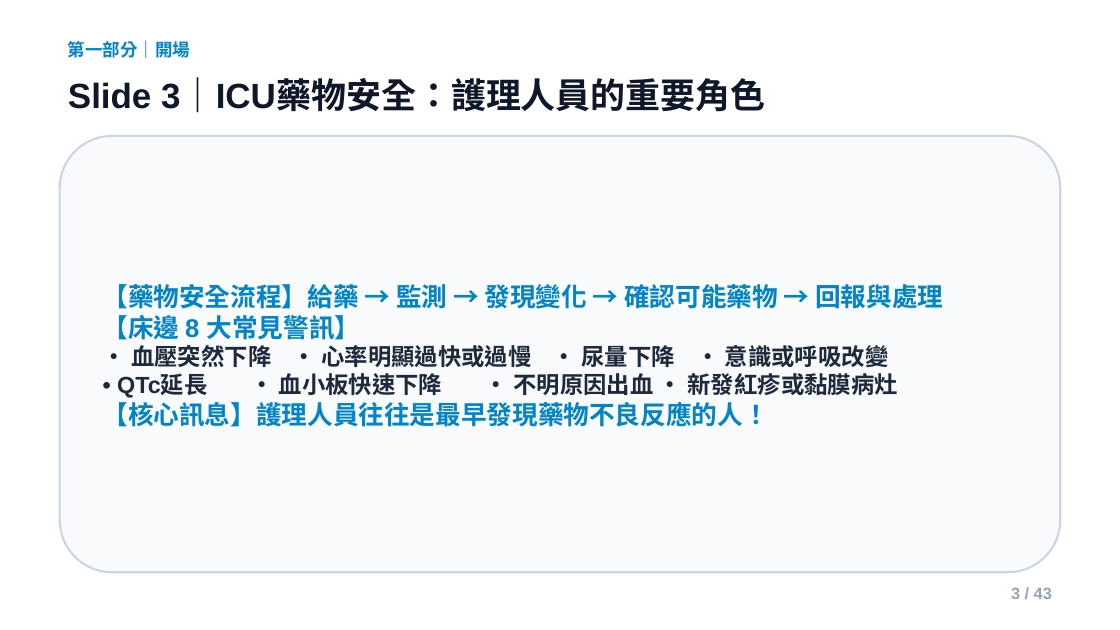
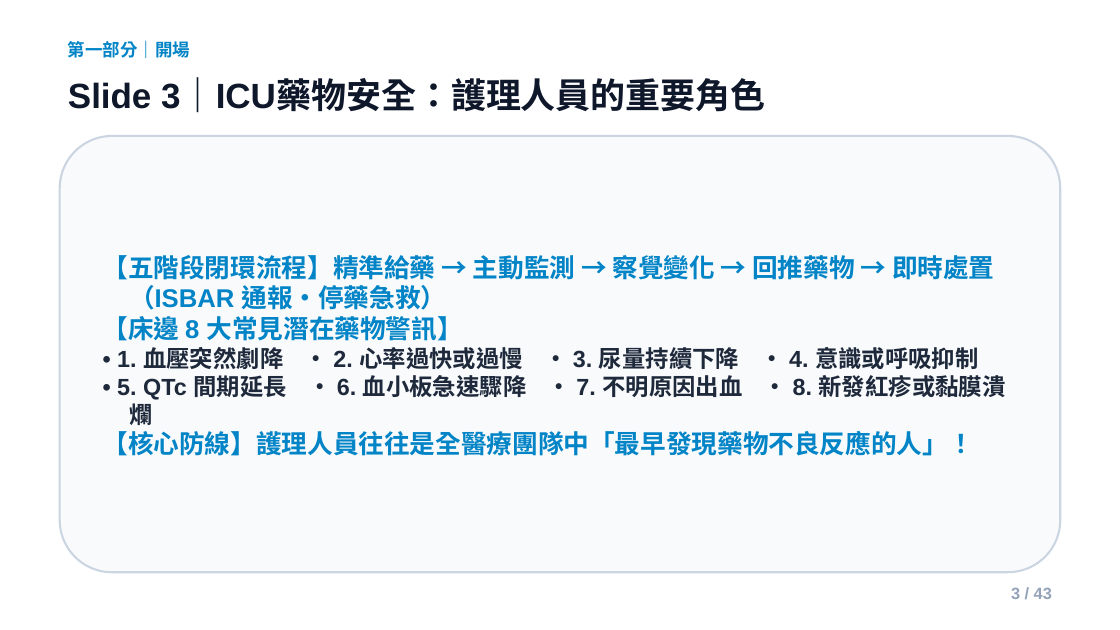
Before and after one commit to unisyuan/20260909-SICU-Nursing-Course, a slide deck: slide 3 of icu_medication_safety_presentation.pptx. Drawn at 1120x630 pixels with LibreOffice and Linux fonts; fonts in the diff are those of the drawing. Boxes give left, top, right and bottom in pixels: in the first picture for what was removed or moved away, otherwise in the second. Text is boxed around its words. In the diff, an @@ line names an element or a change of style, - is before the commit and + after.

```diff
--- a/icu_medication_safety_presentation.pptx
+++ b/icu_medication_safety_presentation.pptx
@@ text in rounded rectangle at <box>103,255,1006,456</box>: text changed @@
-【藥物安全流程】給藥 → 監測 → 發現變化 → 確認可能藥物 → 回報與處理
-【床邊 8 大常見警訊】
-• 血壓突然下降 • 心率明顯過快或過慢 • 尿量下降 • 意識或呼吸改變
-• QTc延長 • 血小板快速下降 • 不明原因出血 • 新發紅疹或黏膜病灶
-【核心訊息】護理人員往往是最早發現藥物不良反應的人！
+【五階段閉環流程】精準給藥 → 主動監測 → 察覺變化 → 回推藥物 → 即時處置（ISBAR 通報・停藥急救）
+【床邊 8 大常見潛在藥物警訊】
+• 1. 血壓突然劇降 • 2. 心率過快或過慢 • 3. 尿量持續下降 • 4. 意識或呼吸抑制
+• 5. QTc 間期延長 • 6. 血小板急速驟降 • 7. 不明原因出血 • 8. 新發紅疹或黏膜潰爛
+【核心防線】護理人員往往是全醫療團隊中「最早發現藥物不良反應的人」！
```
Also in this commit, not shown: 3 other files.
